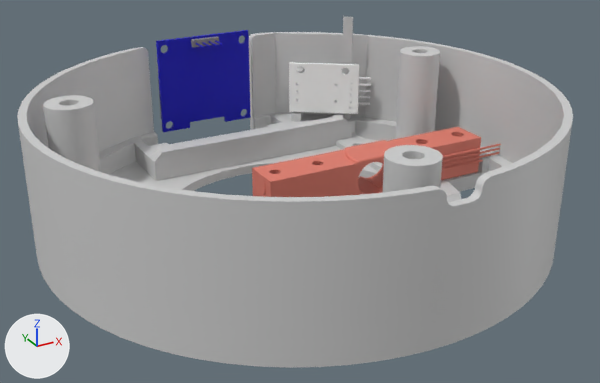
A saved change to the FBX model src/cad/v1.0.0/MixMeasureBuddy.fbx.
Rendered twice from a camera (50 mm lens) standing at (-0.1139, -0.2098, 0.117) and looking at (-0.0005, -0.0036, 0.0139). The lights are fixed; the arrows at lower left show +X, +Y and +Z. Where no turn or scale is listed for an object, it has been applied to the vertices.

In view in the first picture: 'Body1', 'Body1.001', 'Body2', 'Body3', 'Body4', 'Encoder Contacts', 'PCB', 'PCB Contacts (3)', 'ring'.
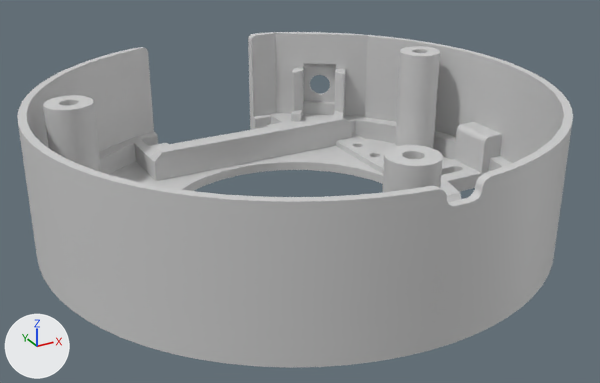
Where the change shows, as pixel boxes [x1, y1, x2, y2] in the pictures (600 x 383 px; the box of a moved part takes in the faces that stretch with it):
'ring', reshaped
    before: [17, 17, 573, 368]
    after: [17, 32, 573, 368]
'Body1', deleted (blue)
    before: [156, 30, 251, 132]
'Body4', deleted
    before: [252, 127, 481, 197]
'PCB', deleted
    before: [289, 62, 359, 114]
'Body1.001', deleted
    before: [344, 140, 401, 163]
'Body3', deleted
    before: [442, 144, 501, 170]
'Body2', deleted
    before: [191, 36, 219, 47]
'PCB Contacts (4)', deleted
    before: [350, 102, 370, 108]
'PCB Contacts (3)', deleted
    before: [350, 83, 371, 89]
'PCB Contacts', deleted
    before: [350, 90, 371, 96]
'PCB Contacts (1)', deleted
    before: [350, 96, 370, 102]
part 1 of me_ring, moved or reshaped
    before: [44, 17, 547, 173]
    after: [44, 89, 547, 173]
part 2 of me_ring, moved or reshaped
    before: [234, 127, 274, 135]
    after: [174, 127, 265, 144]

The change, as a diff of the scene's bpy script:
```diff
--- a/src/cad/v1.0.0/MixMeasureBuddy.fbx.py
+++ b/src/cad/v1.0.0/MixMeasureBuddy.fbx.py
@@ me_ring @@
-me_ring.from_pydata(...)  # 3461 vertices, 6978 faces; spans x -0.079..0.079, y -0.079..0.075, z 0.003..0.053
+me_ring.from_pydata(...)  # 3470 vertices, 6996 faces; spans x -0.079..0.079, y -0.079..0.075, z 0.003..0.045
+# me_ring part 1: 6 vertices moved from x -0.069..0.069, y -0.077..0.052, z 0.01..0.013 to x -0.069..0.069, y -0.077..0.052, z 0.013; 59 vertices removed from x -0.077..0.077, y -0.076..0.07, z 0.008..0.053; 69 vertices added at x -0.077..0.077, y -0.076..0.071, z 0.003..0.021
+# me_ring part 2: 2 vertices removed from x 0.006..0.009, y 0.049..0.056, z 0.013; 1 vertex added at x -0.005, y 0.057, z 0.013
 me_ring.materials.append(mat_steel___satin)
@@ ob_body1 @@
-ob_body1 = bpy.data.objects.new('Body1', me_body1)
@@ ob_encoder_contacts__2 @@
-ob_encoder_contacts__2 = bpy.data.objects.new('Encoder Contacts (2)', me_encoder_contacts__2)
@@ ob_body4 @@
-ob_body4 = bpy.data.objects.new('Body4', me_body4)
@@ ob_encoder_contacts__3 @@
-ob_encoder_contacts__3 = bpy.data.objects.new('Encoder Contacts (3)', me_encoder_contacts__3)
@@ ob_pcb @@
-ob_pcb = bpy.data.objects.new('PCB', me_pcb)
@@ ob_encoder_contacts__4 @@
-ob_encoder_contacts__4 = bpy.data.objects.new('Encoder Contacts (4)', me_encoder_contacts__4)
@@ ob_pcb_contacts__4 @@
-ob_pcb_contacts__4 = bpy.data.objects.new('PCB Contacts (4)', me_pcb_contacts__4)
@@ ob_pcb_contacts @@
-ob_pcb_contacts = bpy.data.objects.new('PCB Contacts', me_pcb_contacts)
@@ ob_body3 @@
-ob_body3 = bpy.data.objects.new('Body3', me_body3)
@@ ob_encoder_contacts__1 @@
-ob_encoder_contacts__1 = bpy.data.objects.new('Encoder Contacts (1)', me_encoder_contacts__1)
@@ ob_body1_001 @@
-ob_body1_001 = bpy.data.objects.new('Body1.001', me_body1_001)
@@ ob_encoder_contacts @@
-ob_encoder_contacts = bpy.data.objects.new('Encoder Contacts', me_encoder_contacts)
@@ ob_body2 @@
-ob_body2 = bpy.data.objects.new('Body2', me_body2)
@@ ob_pcb_contacts__1 @@
-ob_pcb_contacts__1 = bpy.data.objects.new('PCB Contacts (1)', me_pcb_contacts__1)
@@ ob_pcb_contacts__3 @@
-ob_pcb_contacts__3 = bpy.data.objects.new('PCB Contacts (3)', me_pcb_contacts__3)
```
